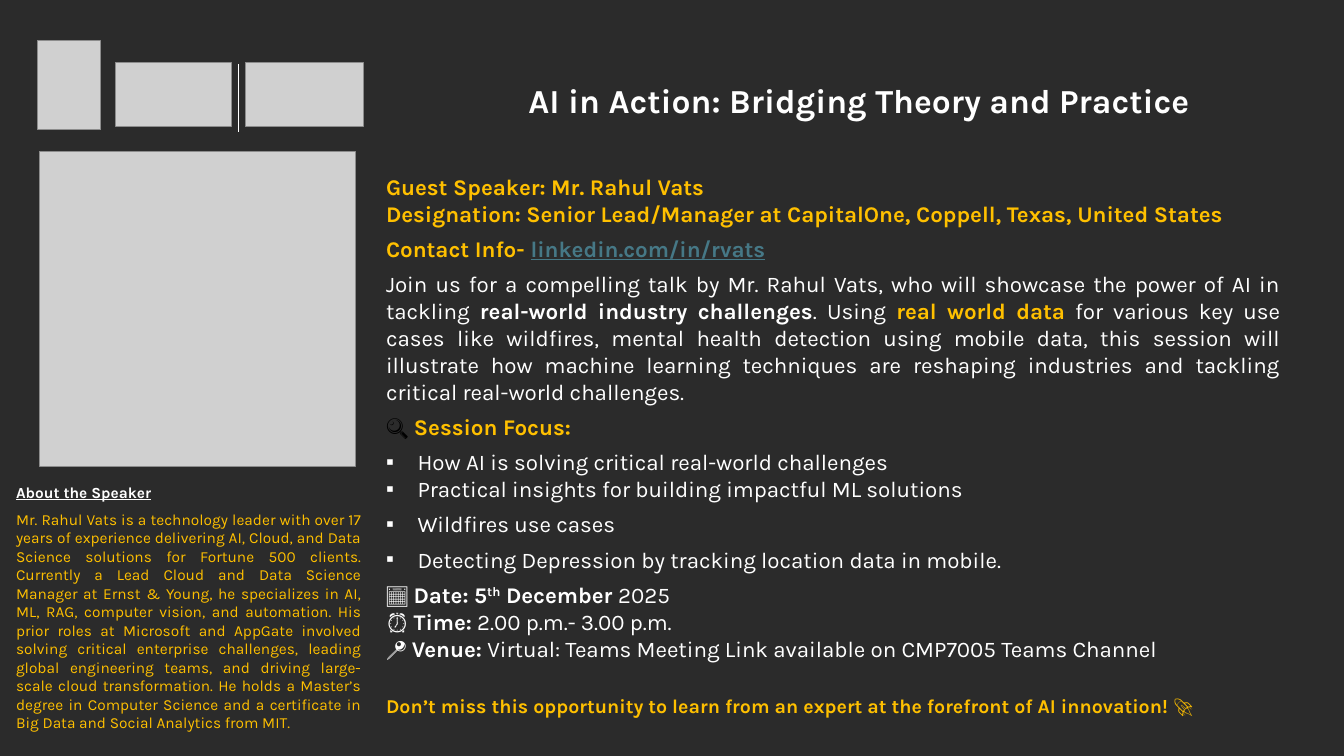
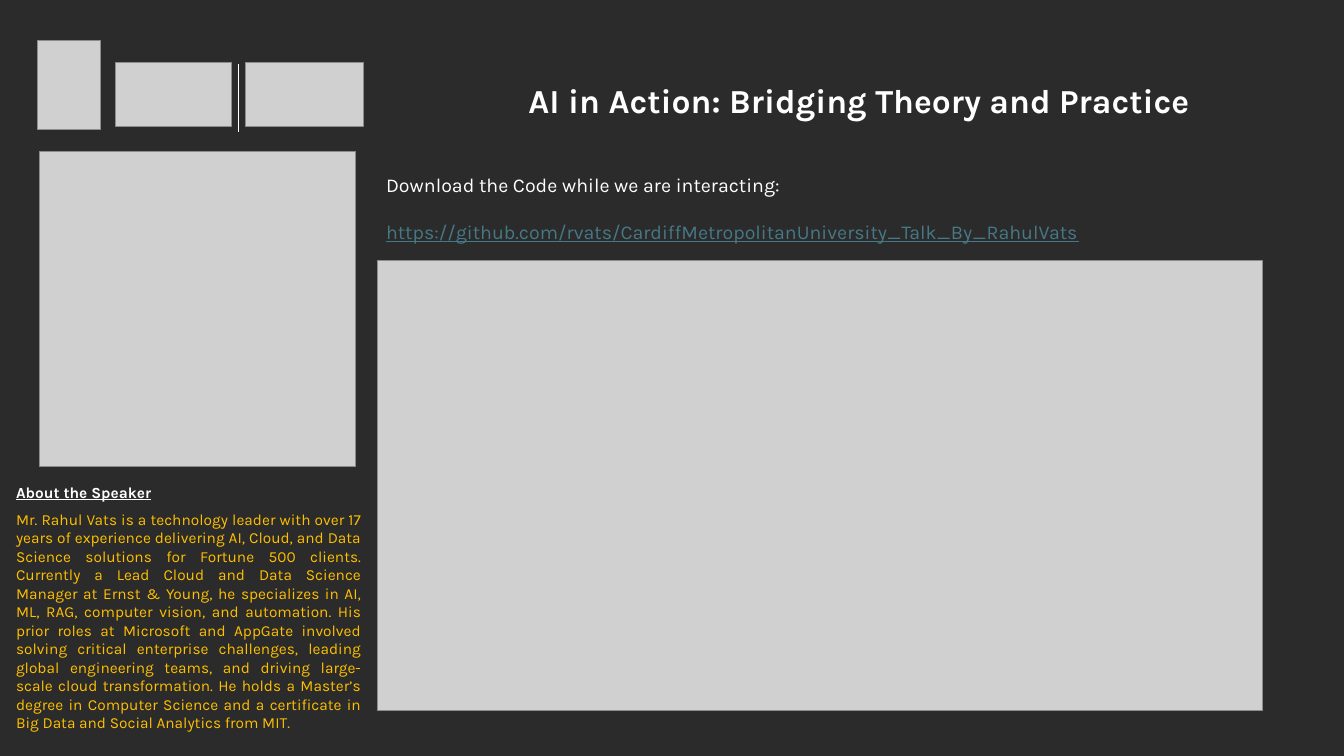
Before and after one commit to rvats/CardiffMetropolitanUniversity_Talk_By_RahulVats, a slide deck: slide 4 of AITalk_at_Cardiff_By_RahulVats.pptx (slide 3 before the commit). Drawn at 1344x756 pixels with LibreOffice and Linux fonts; fonts in the diff are those of the drawing; grey boxes stand for pictures; background and template pictures are left out; a plain dark background stands for a picture behind light text. Boxes give left, top, right and bottom in pixels: in the first picture for what was removed or moved away, otherwise in the second. Text is boxed around its words. In the diff, an @@ line names an element or a change of style, - is before the commit and + after.

```diff
--- a/AITalk_at_Cardiff_By_RahulVats.pptx
+++ b/AITalk_at_Cardiff_By_RahulVats.pptx
@@ text at (386, 178, 1078, 244): text changed; size 16 to 14 pt; text colour #FFFFFF to #467886 @@
-Guest Speaker: Mr. Rahul Vats
-Designation: Senior Lead/Manager at CapitalOne, Coppell, Texas, United States
-Contact Info- linkedin.com/in/rvats
-Join us for a compelling talk by Mr. Rahul Vats, who will showcase the power of AI in tackling real-world industry challenges. Using real world data for various key use cases like wildfires, mental health detection using mobile data, this session will illustrate how machine learning techniques are reshaping industries and tackling critical real-world challenges.
-🔍 Session Focus:
-▪ How AI is solving critical real-world challenges
-▪ Practical insights for building impactful ML solutions
-▪ Wildfires use cases
-▪ Detecting Depression by tracking location data in mobile.
-📅 Date: 5th December 2025
-⏰ Time: 2.00 p.m.- 3.00 p.m.
-📍 Venue: Virtual: Teams Meeting Link available on CMP7005 Teams Channel
-Don’t miss this opportunity to learn from an expert at the forefront of AI innovation! 🚀
+Download the Code while we are interacting:
+https://github.com/rvats/CardiffMetropolitanUniversity_Talk_By_RahulVats
@@ picture added at (378, 261, 1263, 711) @@
```
Also in this commit, not shown: 8 other slides changed, 1 slide added, 9 other files.
